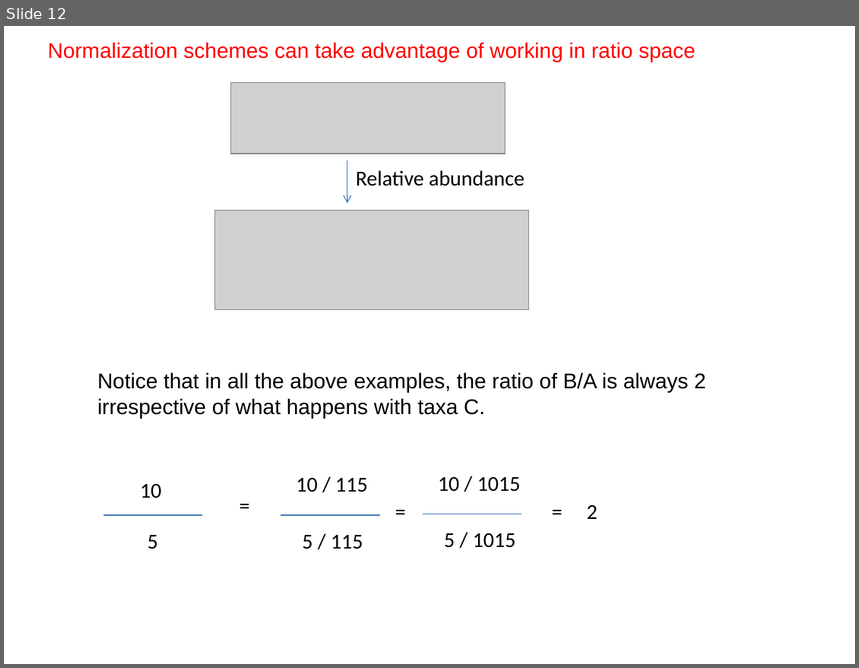
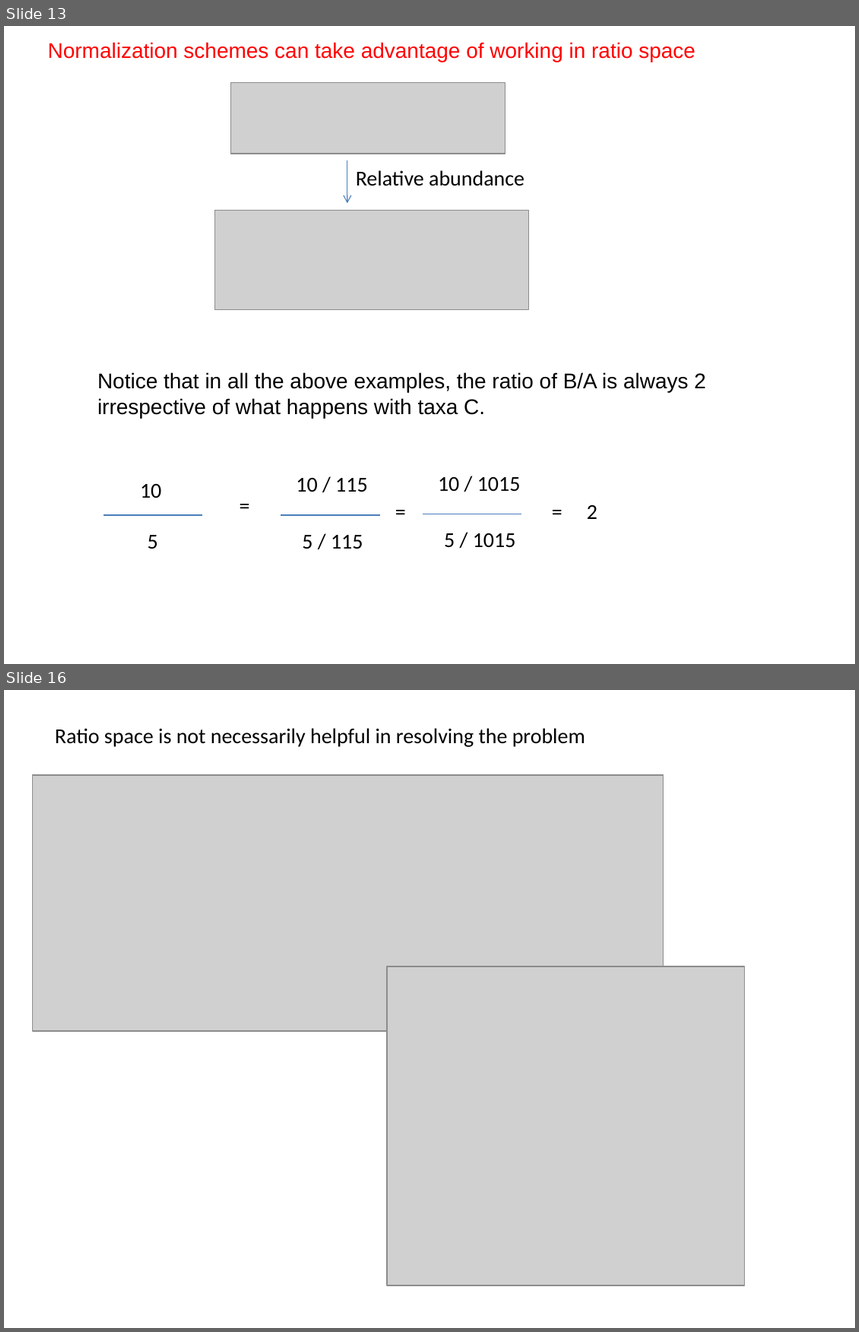
Before and after one commit to afodor/afodor.github.io, a slide deck: classes/stats2017/Lecture22.pptx. Shown one above the other, each under a label of ours: slide 12 before the commit, slides 13 and 16 after it; the slides between them are not shown. The pictures are 859x668 and 859x1332 pixels, drawn with LibreOffice and Linux fonts; fonts in the diff are those of the drawing; grey boxes stand for pictures. Boxes give left, top, right and bottom in pixels: in the first picture for what was removed or moved away, otherwise in the second. Text is boxed around its words. In the diff, an @@ line names an element or a change of style, - is before the commit and + after.

```diff
--- a/classes/stats2017/Lecture22.pptx
+++ b/classes/stats2017/Lecture22.pptx
@@ slide 16 added at (4, 690, 855, 1328), background #FFFFFF @@
@@ text added at (55, 728, 585, 747), 18 pt, text #000000 @@
+Ratio space is not necessarily helpful in resolving the problem
@@ picture added at (32, 775, 664, 1031) @@
@@ picture added at (387, 967, 744, 1286) @@
@@ what was slide 12 is now slide 13 @@
```
Also in this commit, not shown: 1 slide changed, 4 other slides added, 3 slides removed, 1 other file.
